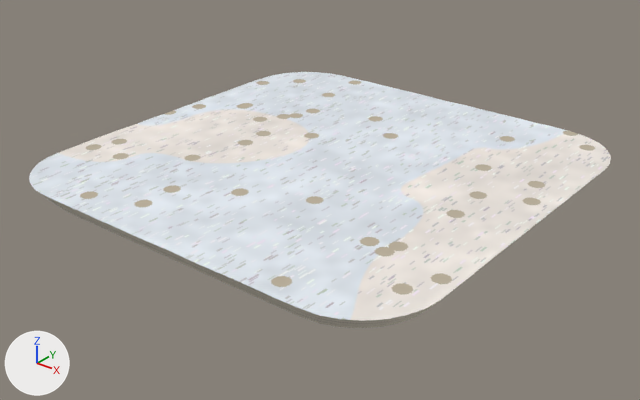
The Blender file camping-assets/environment/ground.blend, before and after one commit.
Camera for both pictures: a 50 mm lens placed at (20.1, -25.5, 14.8), pointed at (0.1, -0.6, -0.7). The axes (+X, +Y, +Z) are drawn at lower left. The lights are the same throughout. The older version comes first.

Objects in the first picture: 'Ground_Sides', 'Ground_Top'.
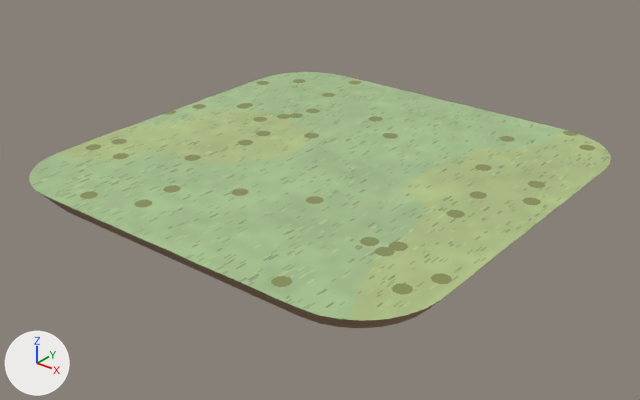
Boxes (x1, y1, x2, y2) around the edits, measured in the pictures (640 x 400 px):
'Ground_Top', recoloured (white to green): (29, 72, 611, 321) in both
'Ground_Sides', recoloured: (37, 179, 593, 328) in both

What changed in the scene script:
```text
Change mat_m_grass:
    add n4 = _N.new('ShaderNodeRGB'); n4.name = 'Color'
    add n4.outputs[0].default_value = (0.498, 0.651, 0.314, 1.0)  # 'Color', green #bbd398
    add n5 = _N.new('ShaderNodeMix'); n5.name = 'Mix'
    add n5.data_type = 'RGBA'
    add n5.blend_type = 'MULTIPLY'
    add n5.inputs[0].default_value = 1.0  # 'Factor'
    where n2 = _N.new('ShaderNodeTexImage'); n2.name = 'Image Texture'
    where n0 = _N.new('ShaderNodeBsdfPrincipled'); n0.name = 'Principled BSDF'
    remove _L.new(n2.outputs[0], n0.inputs[0])  # 'Color' to 'Base Color'
    add _L.new(n2.outputs[0], n5.inputs[6])  # 'Color' to 'A'
    add _L.new(n4.outputs[0], n5.inputs[7])  # 'Color' to 'B'
    add _L.new(n5.outputs[2], n0.inputs[0])  # 'Result' to 'Base Color'
Change mat_m_soil:
    add n4 = _N.new('ShaderNodeRGB'); n4.name = 'Color'
    add n4.outputs[0].default_value = (0.42, 0.29, 0.196, 1.0)  # 'Color', beige #ad937a
    add n5 = _N.new('ShaderNodeMix'); n5.name = 'Mix'
    add n5.data_type = 'RGBA'
    add n5.blend_type = 'MULTIPLY'
    add n5.inputs[0].default_value = 1.0  # 'Factor'
    where n2 = _N.new('ShaderNodeTexImage'); n2.name = 'Image Texture'
    where n0 = _N.new('ShaderNodeBsdfPrincipled'); n0.name = 'Principled BSDF'
    remove _L.new(n2.outputs[0], n0.inputs[0])  # 'Color' to 'Base Color'
    add _L.new(n2.outputs[0], n5.inputs[6])  # 'Color' to 'A'
    add _L.new(n4.outputs[0], n5.inputs[7])  # 'Color' to 'B'
    add _L.new(n5.outputs[2], n0.inputs[0])  # 'Result' to 'Base Color'
```
